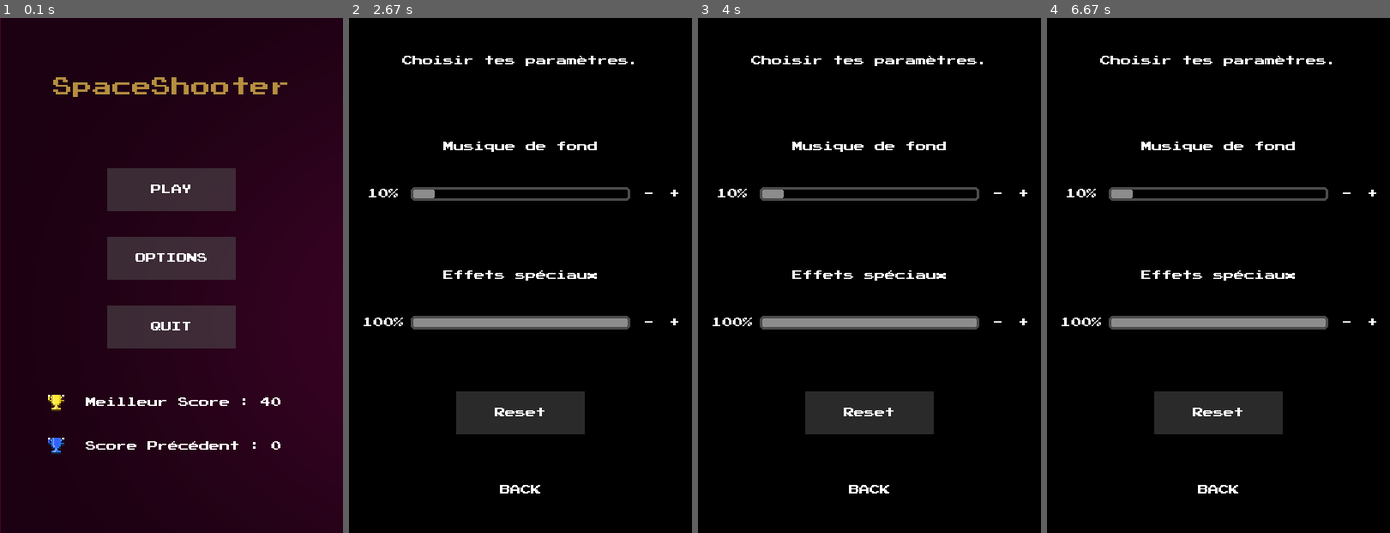
Above: before the commit, frames 1-4 (left to right).
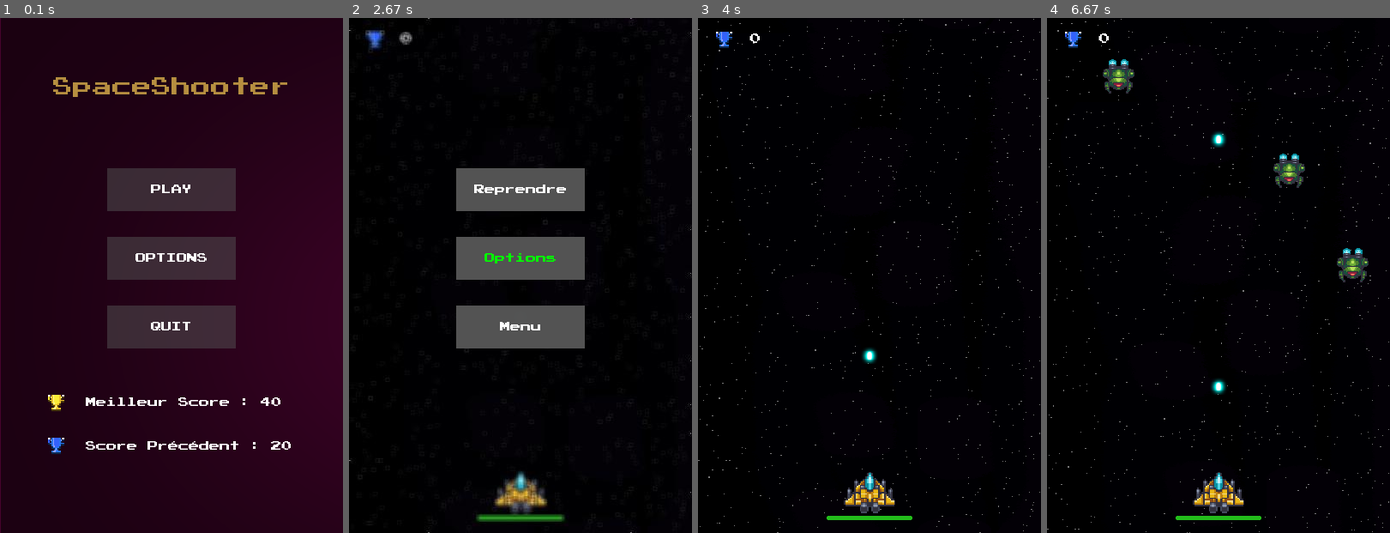
Above: after the commit, the same moments.

Repository: Fabien-crypto/SpaceShooter
Game: pygame game, started from main.py
Same seed, same stepped clock (60 frames per second), same inputs: the game is played once before the commit and once after it.
Inputs (mouse positions are in pixels of both pictures, inside the frame that each line leads up to):
- Up to frame 1 (0.1 s): no input
- Up to frame 2 (2.67 s): click "PLAY" at 0.88 s; tap Space at 1.17, 1.57, 1.87, 2.57 s; hold Esc 1.5-1.97 s; click "Options" at 2.05 s; hold Esc from 2.5 s (still down)
- Up to frame 3 (4 s): tap Space at 2.87, 3.73 s; release Esc at 2.97 s; click (872, 327) at 3.05 s; click (869, 187) at 3.38 s, where only the run after the commit has a clickable "PLAY"; move the mouse to (859, 187) at 3.7 s
- Up to frame 4 (6.67 s): tap Space at 4.03, 4.23, 4.53, 4.73, 5.03, 5.3, 5.63, 5.93, 6.47 s

The runs differ from the first frame. In frame 1, less than 0.1% of the frame differs, in the area x 79-85%, y 82-84%; in frame 2, 16%, in the area x 0-100%, y 0-100%; in frame 3, 8.5%; in frame 4, 9.8%.

Commit message:
ajout échap pour partir d'option

Diff:
--- a/main.py
+++ b/main.py
@@ -350,6 +350,11 @@
             if event.type == pygame.QUIT:
                 pygame.quit()
                 sys.exit()
+            if event.type == pygame.KEYDOWN :
+                if event.key==pygame.K_ESCAPE:
+                    BG2 = pygame.image.load("assets/menu/blurrybg.jpg")
+                    screen.blit(BG2, (0, 0))
+                    return 0
             if event.type == pygame.MOUSEBUTTONDOWN:
                 if OPTIONS_BACK.checkForInput(OPTIONS_MOUSE_POS):
                     if menu == "menu":
--- a/scores.txt
+++ b/scores.txt
@@ -1,5 +1,5 @@
 40
-0
+20
 0.05
 25
 0.5
Binary file changed: assets/menu/blurrybg.jpg
Binary file changed: assets/menu/currentbg.jpg
